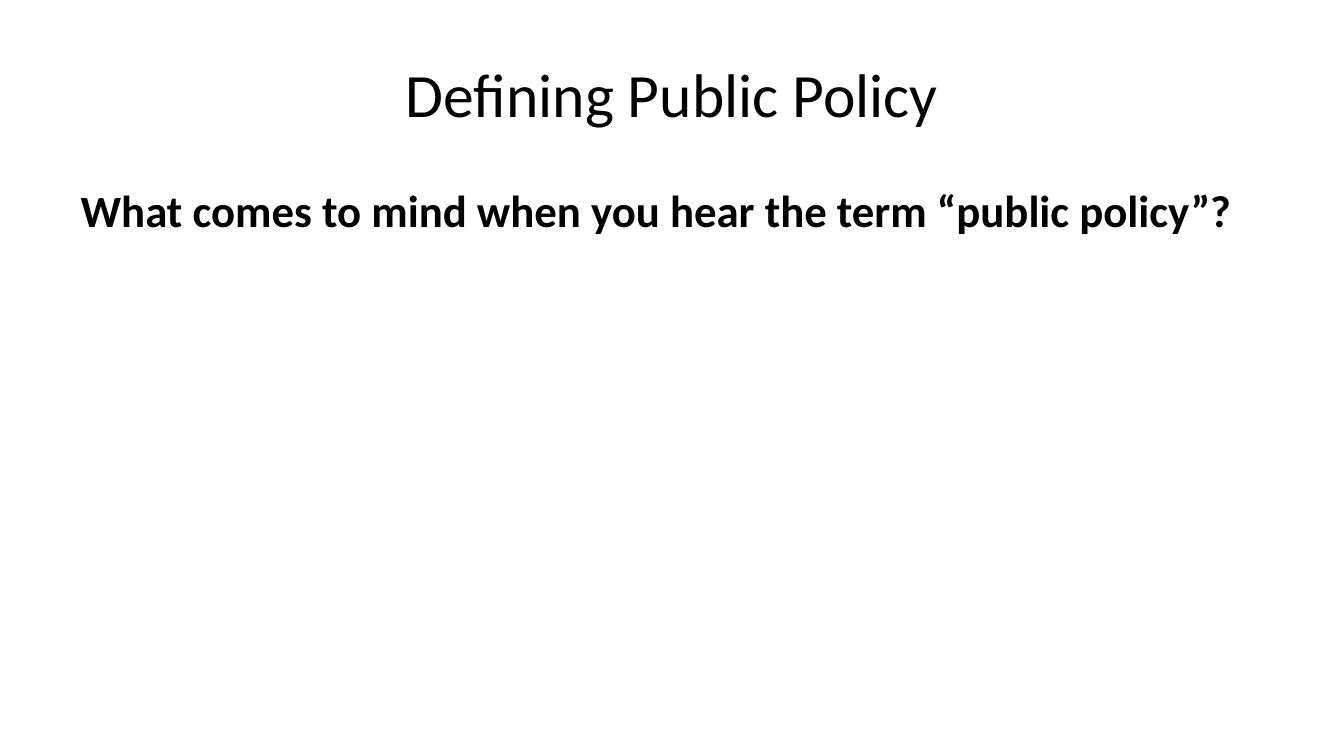
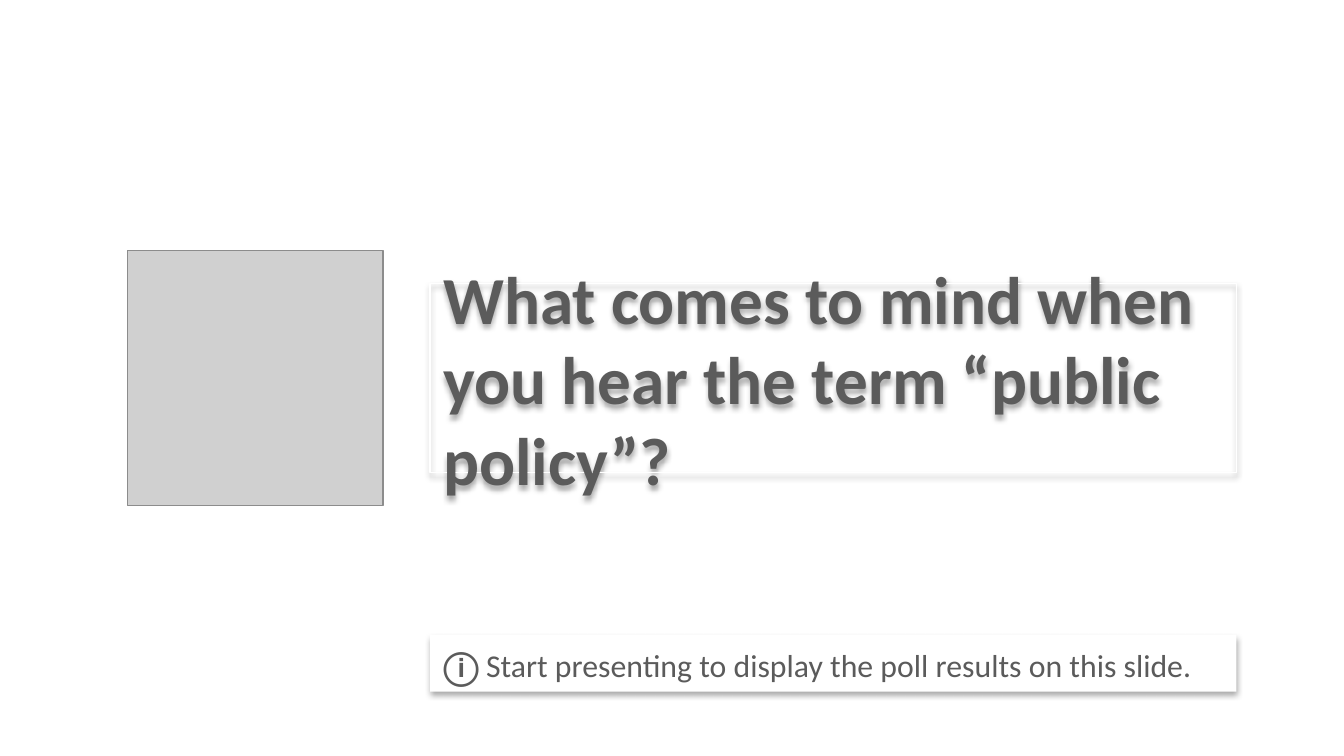
Before and after one commit to dadams-AU/slides-POSC-315, a slide deck: slide 3 of slide deck/Introduction to Public Policy.pptx. Drawn at 1344x756 pixels with LibreOffice and Linux fonts; fonts in the diff are those of the drawing; grey boxes stand for pictures. Boxes give left, top, right and bottom in pixels: in the first picture for what was removed or moved away, otherwise in the second. Text is boxed around its words. In the diff, an @@ line names an element or a change of style, - is before the commit and + after.

```diff
--- a/slide deck/Introduction to Public Policy.pptx
+++ b/slide deck/Introduction to Public Policy.pptx
@@ title removed at (x1=406, y1=74, x2=938, y2=128) @@
-Defining Public Policy
@@ picture added at (x1=128, y1=250, x2=383, y2=505) @@
@@ rectangle "What comes to mind when ..." resized from (x1=81, y1=194, x2=1231, y2=234) to (x1=430, y1=284, x2=1236, y2=473) @@
@@ rectangle "What comes to mind when ..." at (x1=430, y1=284, x2=1236, y2=473): size 24 to 36 pt, text colour #000000 to #5B5B5B; less space between paragraphs; vertical alignment top to middle; outline none to #FFFFFF 0.75 pt; shadow on @@
@@ rectangle added at (x1=430, y1=634, x2=1236, y2=691), fill #FFFFFF, 17 pt, text #5B5B5B @@
+ⓘ Start presenting to display the poll results on this slide.
```
Also in this commit, not shown: 3 other slides changed.
